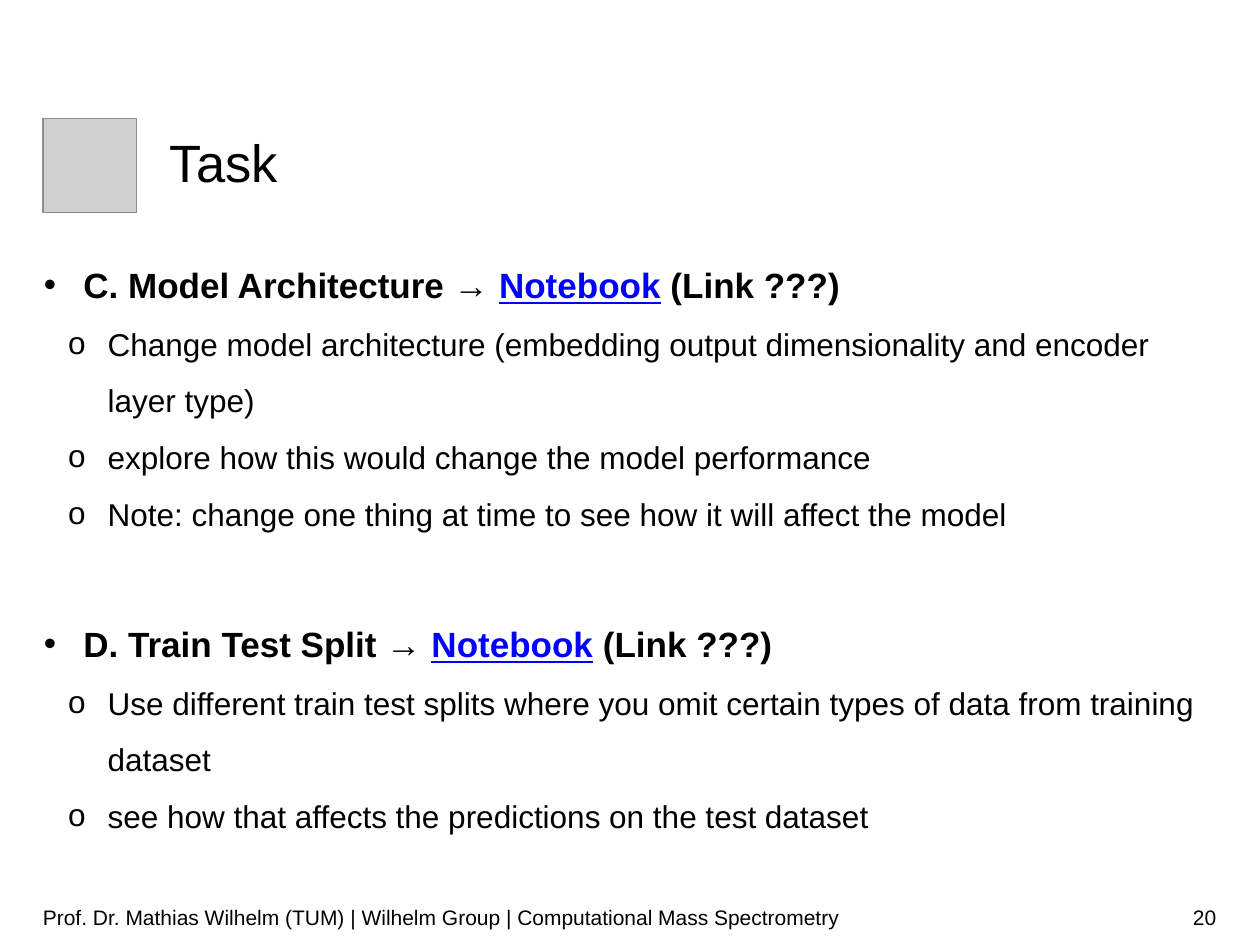
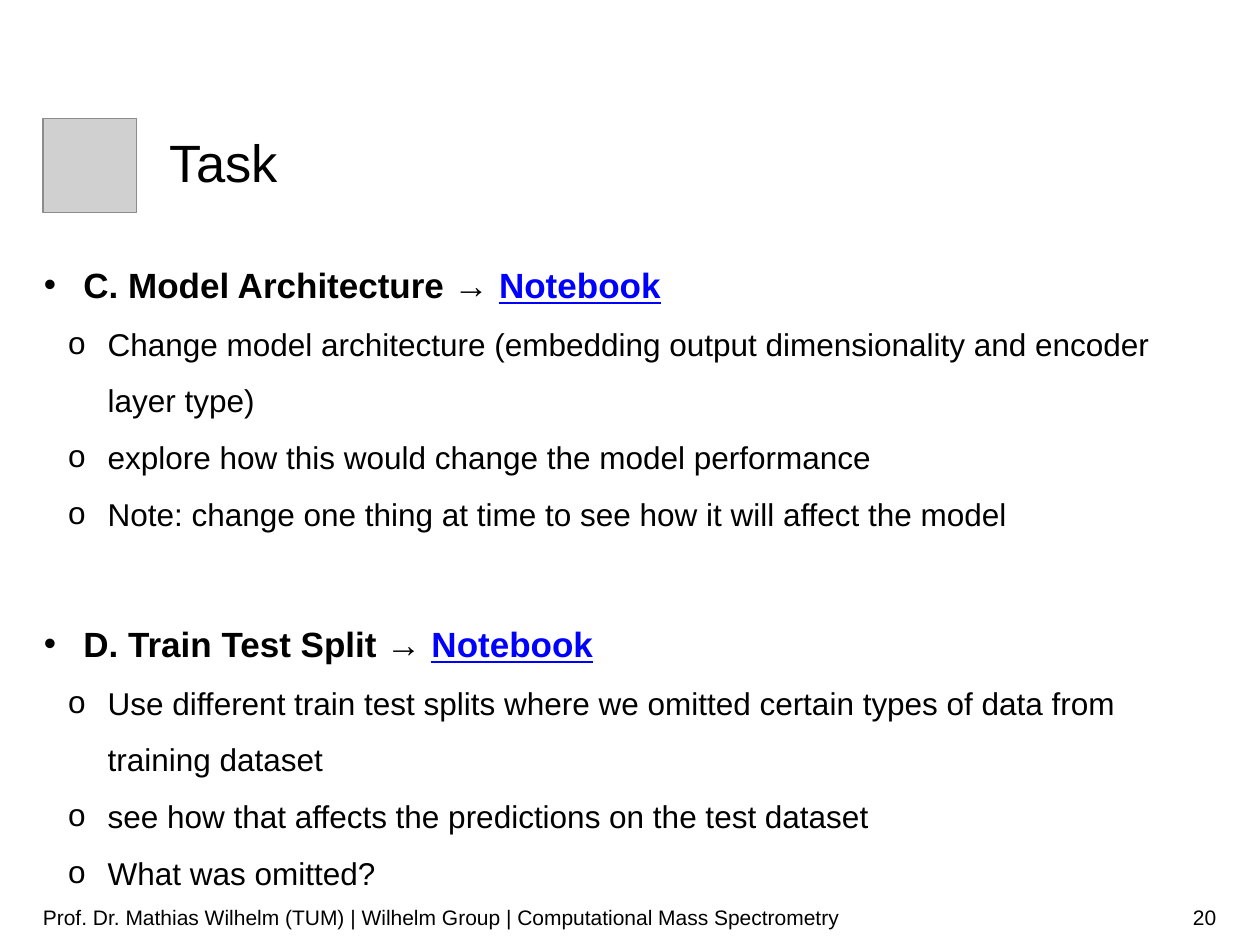
Before and after one commit to wilhelm-lab/dlomix-resources, a slide deck: slide 20 of 01_Intro_Slides_SummerSchool_Sep21.pptx. Drawn at 1260x945 pixels with LibreOffice and Linux fonts; fonts in the diff are those of the drawing; grey boxes stand for pictures; background and template pictures are left out. Boxes give left, top, right and bottom in pixels: in the first picture for what was removed or moved away, otherwise in the second. Text is boxed around its words. In the diff, an @@ line names an element or a change of style, - is before the commit and + after.

Commit message:
updates slides (notebook links, screenshots with dlomix name)

```diff
--- a/01_Intro_Slides_SummerSchool_Sep21.pptx
+++ b/01_Intro_Slides_SummerSchool_Sep21.pptx
@@ text at [83, 272, 660, 304]: text changed @@
-• C. Model Architecture → Notebook (Link ???)
+• C. Model Architecture → Notebook
@@ text at [83, 631, 1115, 777]: text changed @@
-• D. Train Test Split → Notebook (Link ???)
-  o Use different train test splits where you omit certain types of data from training dataset
+• D. Train Test Split → Notebook
+  o Use different train test splits where we omitted certain types of data from training dataset
@@ text at [108, 862, 376, 886]: paragraph added @@
+  o What was omitted?
```
Also in this commit, not shown: 9 other slides changed.
